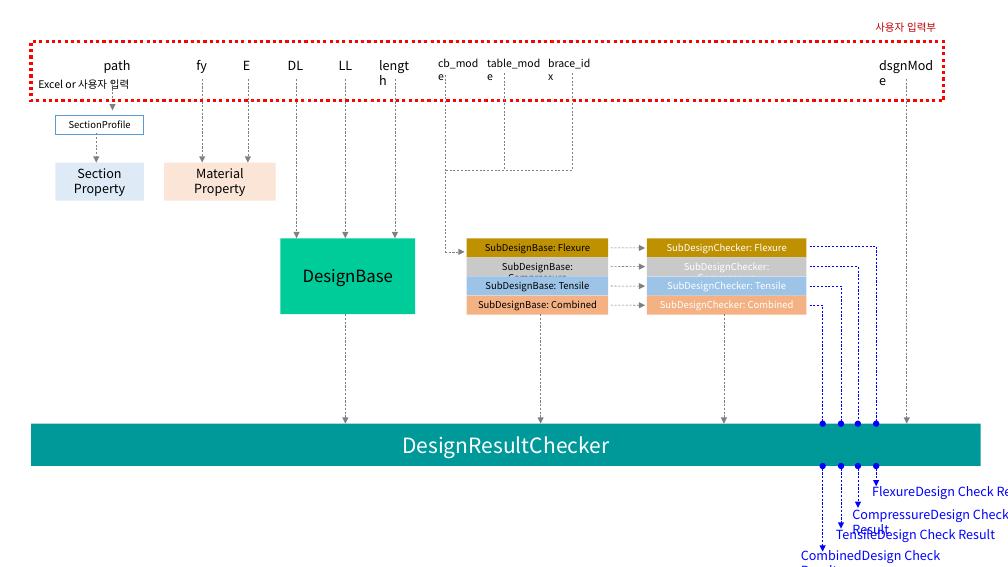
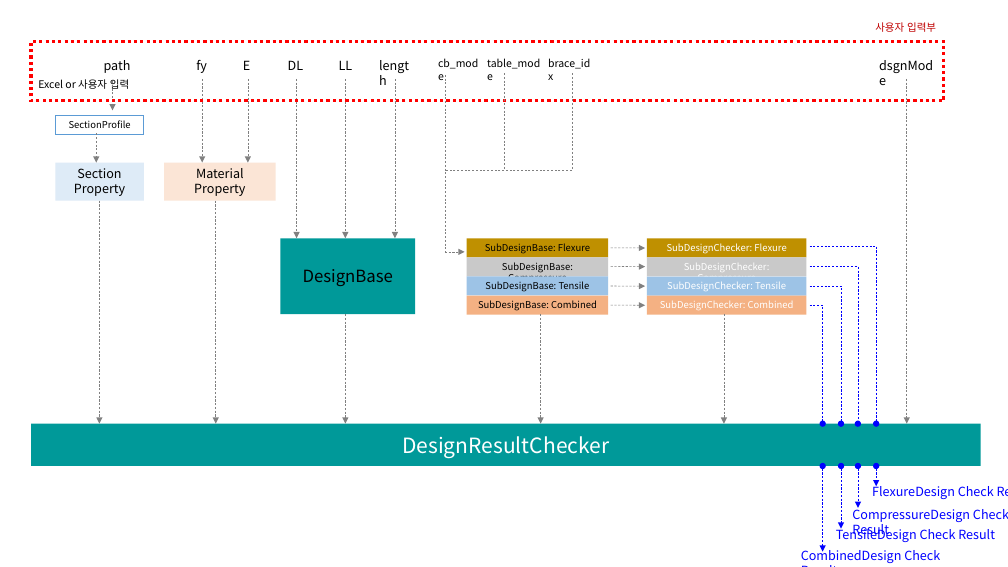
Before and after one commit to hnanmal/mkcljpt_volume, a slide deck: slide 5 of documentum/건축심화세미나(2022)/22020926_AISC Chapter H Combined Forces/class structure diagram.pptx. Drawn at 1008x567 pixels with LibreOffice and Linux fonts; fonts in the diff are those of the drawing. Boxes give left, top, right and bottom in pixels: in the first picture for what was removed or moved away, otherwise in the second. Text is boxed around its words. In the diff, an @@ line names an element or a change of style, - is before the commit and + after.

```diff
--- a/documentum/건축심화세미나(2022)/22020926_AISC Chapter H Combined Forces/class structure diagram.pptx
+++ b/documentum/건축심화세미나(2022)/22020926_AISC Chapter H Combined Forces/class structure diagram.pptx
@@ arrow added from (99, 201) to (99, 423), #808080 0.5 pt dashed @@
@@ arrow added from (216, 201) to (216, 423), #808080 0.5 pt dashed @@
@@ rectangle "DesignBase" at box(281, 238, 415, 315): fill #00CC99 to #009999 @@
```
Also in this commit, not shown: 2 other slides changed, 4 other files.
